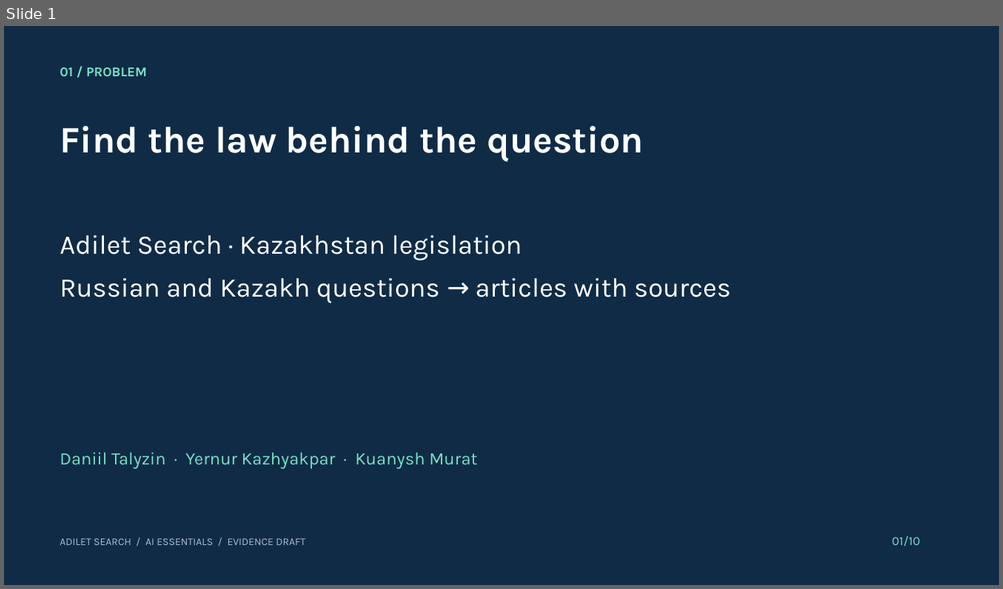
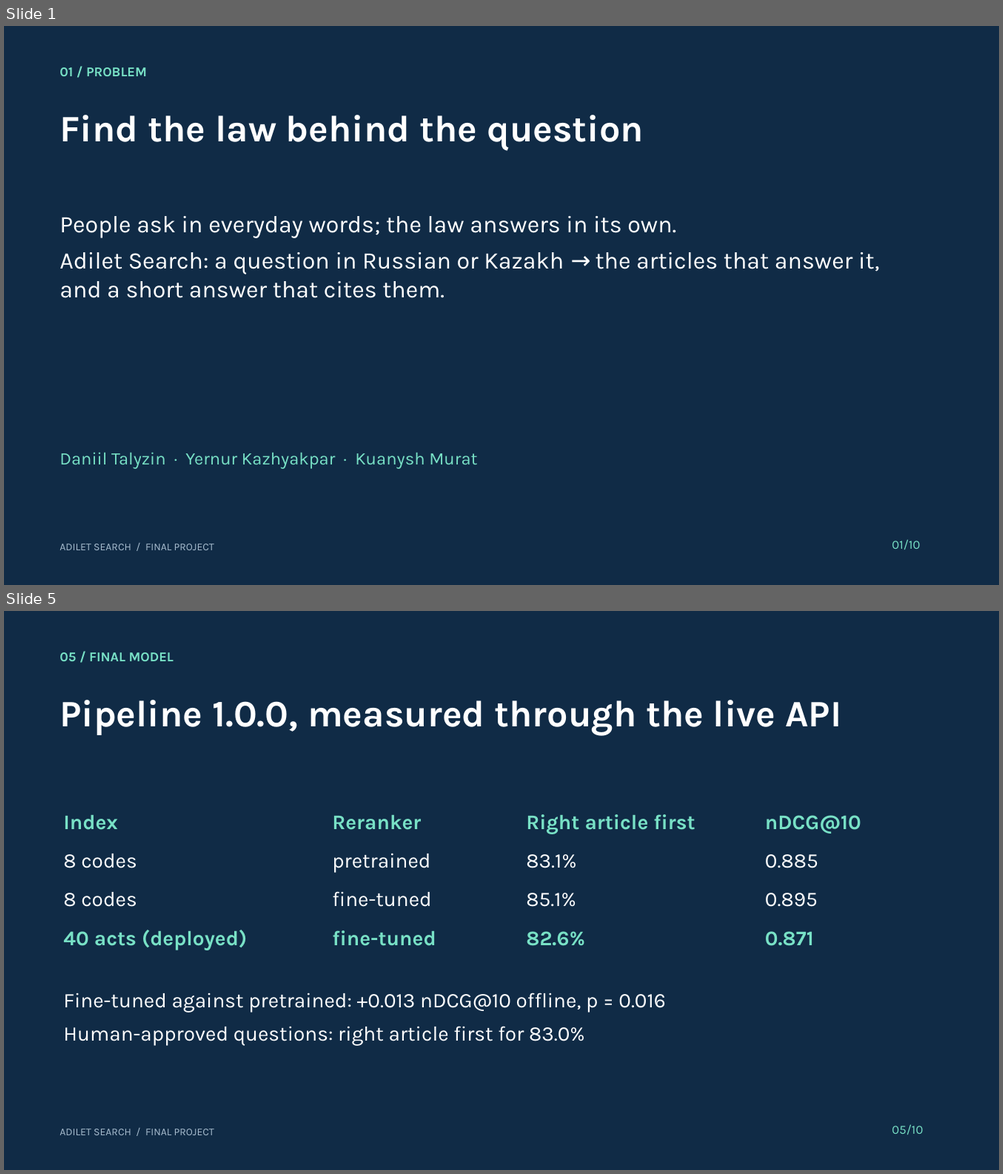
Before and after one commit to R0onen/adilet-search, a slide deck: docs/presentation/final_deck.pptx. Shown one above the other, each under a label of ours: slide 1 before the commit, slides 1 and 5 after it; the slides between them are not shown. The pictures are 1003x589 and 1003x1174 pixels, drawn with LibreOffice and Linux fonts; fonts in the diff are those of the drawing. Boxes give left, top, right and bottom in pixels: in the first picture for what was removed or moved away, otherwise in the second. Text is boxed around its words. In the diff, an @@ line names an element or a change of style, - is before the commit and + after.

Commit message:
docs: final evaluation, load test on the deployed corpus, model card for pipeline 1.0.0, presentation, guides and status

```diff
--- a/docs/presentation/final_deck.pptx
+++ b/docs/presentation/final_deck.pptx
@@ slide 5 added at [4,611,999,1170], background #102B46 @@
@@ text added at [60,652,173,661], 13 pt, text #78E1C6, bold @@
+05 / FINAL MODEL
@@ text added at [60,700,841,735], 36 pt, text #FFFFFF, bold @@
+Pipeline 1.0.0, measured through the live API
@@ text added at [63,815,118,830], 20 pt, text #78E1C6, bold @@
+Index
@@ text added at [332,815,421,830], 20 pt, text #78E1C6, bold @@
+Reranker
@@ text added at [526,815,694,834], 20 pt, text #78E1C6, bold @@
+Right article first
@@ text added at [765,815,861,834], 20 pt, text #78E1C6, bold @@
+nDCG@10
@@ text added at [63,854,136,869], 20 pt, text #FFFFFF @@
+8 codes
@@ text added at [332,853,430,873], 20 pt, text #FFFFFF @@
+pretrained
@@ text added at [526,854,576,869], 20 pt, text #FFFFFF @@
+83.1%
@@ text added at [765,854,818,869], 20 pt, text #FFFFFF @@
+0.885
@@ text added at [63,892,136,907], 20 pt, text #FFFFFF @@
+8 codes
@@ text added at [332,891,431,907], 20 pt, text #FFFFFF @@
+fine-tuned
@@ text added at [526,893,576,907], 20 pt, text #FFFFFF @@
+85.1%
@@ text added at [765,893,817,907], 20 pt, text #FFFFFF @@
+0.895
@@ text added at [63,930,247,951], 20 pt, text #78E1C6, bold @@
+40 acts (deployed)
@@ text added at [332,931,435,946], 20 pt, text #78E1C6, bold @@
+fine-tuned
@@ text added at [526,931,585,946], 20 pt, text #78E1C6, bold @@
+82.6%
@@ text added at [765,931,814,946], 20 pt, text #78E1C6, bold @@
+0.871
@@ text added at [63,993,666,1046], 20 pt, text #FFFFFF @@
+Fine-tuned against pretrained: +0.013 nDCG@10 offline, p = 0.016
+Human-approved questions: right article first for 83.0%
@@ text added at [60,1129,214,1136], 10 pt, text #A9BED0 @@
+ADILET SEARCH / FINAL PROJECT
@@ text added at [891,1125,922,1135], 12 pt, text #78E1C6 @@
+05/10
@@ slide 1 changed as well @@
@@ text "Find the law behind the ..." at [60,115,643,150]: less space between paragraphs @@
@@ text "Find the law behind the ...": place and size @@
-text "Find the law behind the ..." at [60,126,643,161]
+text "Find the law behind the ..." at [60,115,643,150]
@@ text at [60,216,879,298]: text changed; size 26 to 23 pt @@
-Adilet Search · Kazakhstan legislation
-Russian and Kazakh questions → articles with sources
+People ask in everyday words; the law answers in its own.
+Adilet Search: a question in Russian or Kazakh → the articles that answer it, and a short answer that cites them.
@@ text "01/10" at [891,540,919,550]: less space between paragraphs @@
@@ text at [60,544,214,551]: text changed @@
-ADILET SEARCH / AI ESSENTIALS / EVIDENCE DRAFT
+ADILET SEARCH / FINAL PROJECT
```
Also in this commit, not shown: 1 other slide changed, 7 other slides added, 8 slides removed, 29 other files.
